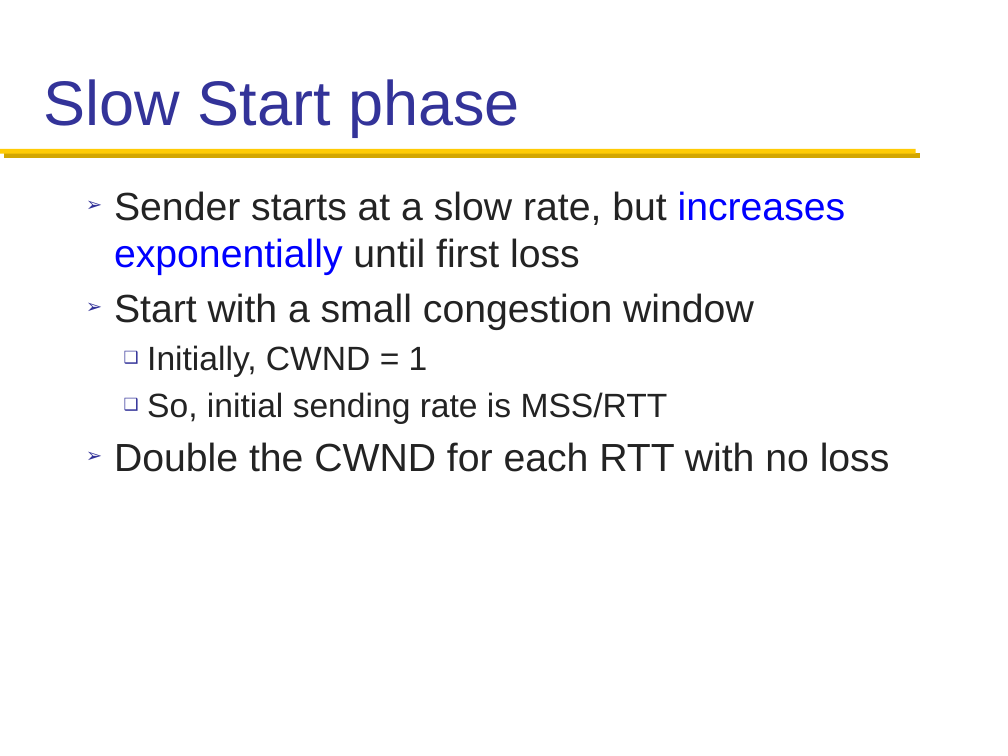
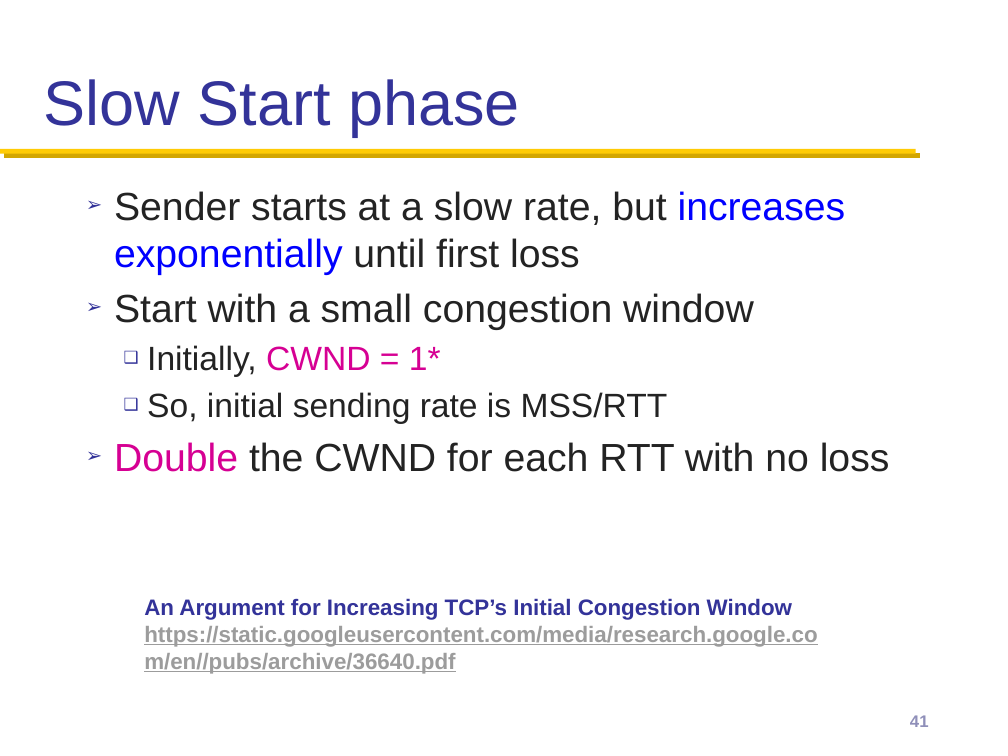
Before and after one commit to henryhxu/CSCI4430-ESTR4120, a slide deck: slide 41 of lec/lec8.pptx. Drawn at 1008x756 pixels with LibreOffice and Linux fonts; fonts in the diff are those of the drawing. Boxes give left, top, right and bottom in pixels: in the first picture for what was removed or moved away, otherwise in the second. Text is boxed around its words. In the diff, an @@ line names an element or a change of style, - is before the commit and + after.

Commit message:
lec8 updated

```diff
--- a/lec/lec8.pptx
+++ b/lec/lec8.pptx
@@ text at bbox=[147, 345, 441, 377]: text changed @@
-  ❑ Initially, CWND = 1
+  ❑ Initially, CWND = 1*
@@ text at bbox=[114, 442, 890, 472]: text colour #232323 to #D60093 in "Double" @@
@@ text added at bbox=[144, 598, 817, 674], 16 pt, text #9C9C9C, bold, underline @@
+An Argument for Increasing TCP’s Initial Congestion Window https://static.googleusercontent.com/media/research.google.com/en//pubs/archive/36640.pdf
@@ page number added at bbox=[910, 715, 929, 727], 12 pt, text #9090BA @@
+41
```
Also in this commit, not shown: 54 other slides changed.
